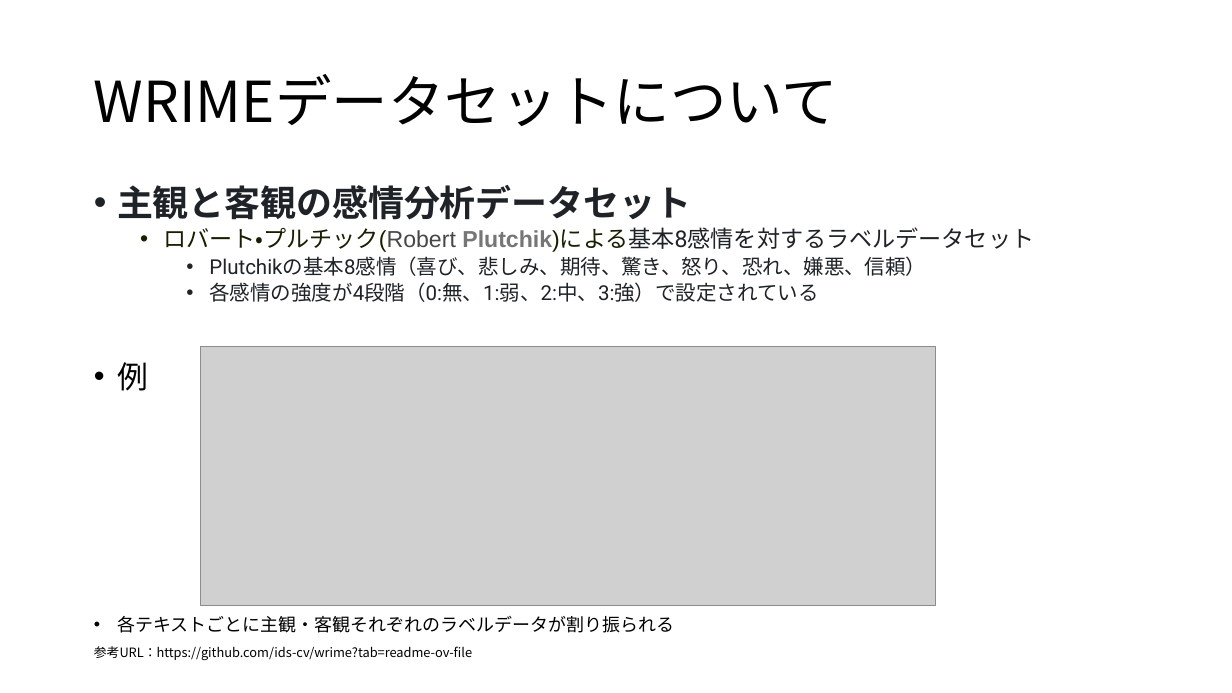
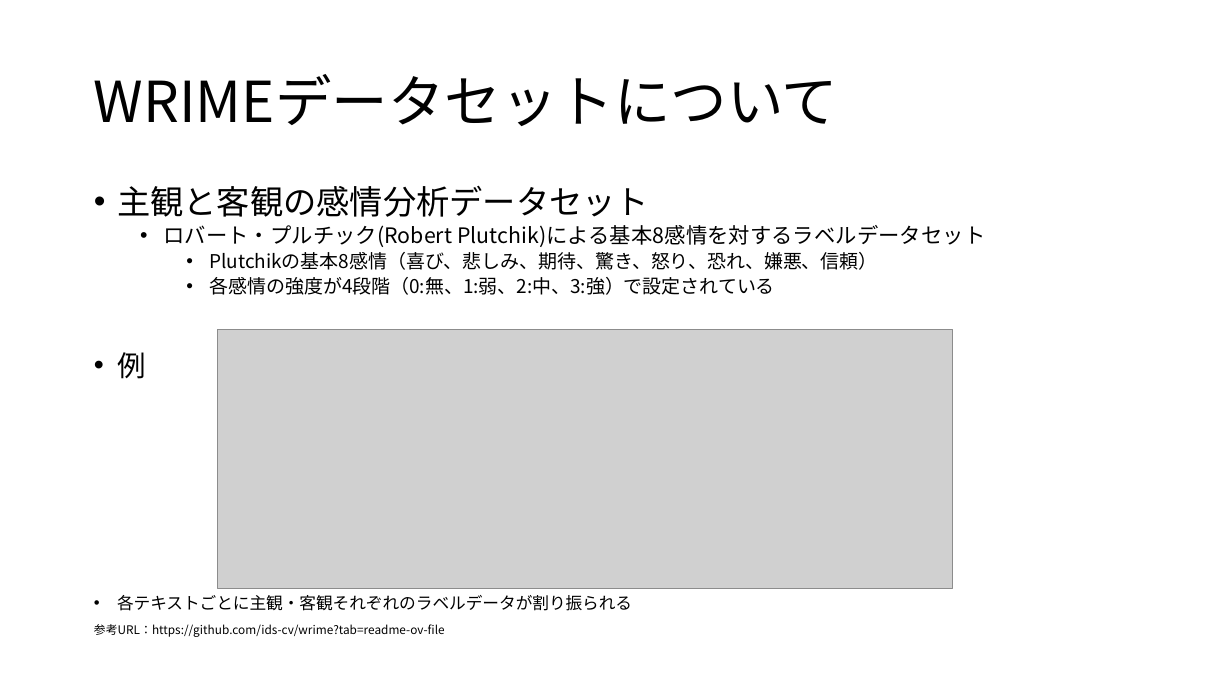
Before and after one commit to leggings8942/my_topic_model, a slide deck: slide 15 of 説明用資料.pptx (slide 2 before the commit). Drawn at 1232x693 pixels with LibreOffice and Linux fonts; fonts in the diff are those of the drawing; grey boxes stand for pictures. Boxes give left, top, right and bottom in pixels: in the first picture for what was removed or moved away, otherwise in the second. Text is boxed around its words. In the diff, an @@ line names an element or a change of style, - is before the commit and + after.

Commit message:
パワポ共有のためのコミット

```diff
--- a/説明用資料.pptx
+++ b/説明用資料.pptx
@@ text "主観と客観の感情分析データセット" at [94, 185, 986, 637]: size 28 to 25.9 pt in "主観と客観の感情分析データセット"; font Roboto to Noto Sans CJK JP, text colour #1F2328 to #000000 in "主観と客観の感情分析データセット", "Plutchik)による基本8感情を対するラベルデータセット", "Plutchikの基本8感情（喜び、悲しみ、期待、驚き、怒り、恐れ、嫌悪、信頼）", "各感情の強度が4段階（0:無、1:弱、2:中、3:強）で設定されている"; bold off in "主観と客観の感情分析データセット", "Plutchik)による基本8感情を対するラベルデータセット"; size 18 to 16.6 pt, font Arial to Noto Sans CJK JP, text colour #181E00 to #000000 in "ロバート・プルチック(Robert Plutchik)による基本8感情を対するラベルデータセット"; text colour #474747 to #000000 in "ロバート・プルチック(Robert"; text colour #767676 to #000000 in "Plutchik)による基本8感情を対するラベルデータセット"; size 16 to 14.8 pt in "Plutchikの基本8感情（喜び、悲しみ、期待、驚き、怒り、恐れ、嫌悪、信頼）", "各感情の強度が4段階（0:無、1:弱、2:中、3:強）で設定されている"; size 24 to 22.2 pt in "例"; size 14 to 12.9 pt in "各テキストごとに主観・客観それぞれのラベルデータが割り振られる"; size 10 to 9.2 pt in "参考URL：https://github.com/ids-cv/wrime?tab=readme-ov-file" @@
@@ picture: place and size @@
-picture at [201, 347, 936, 605]
+picture at [218, 329, 954, 588]
```
Also in this commit, not shown: 2 other slides changed, 19 slides added.
